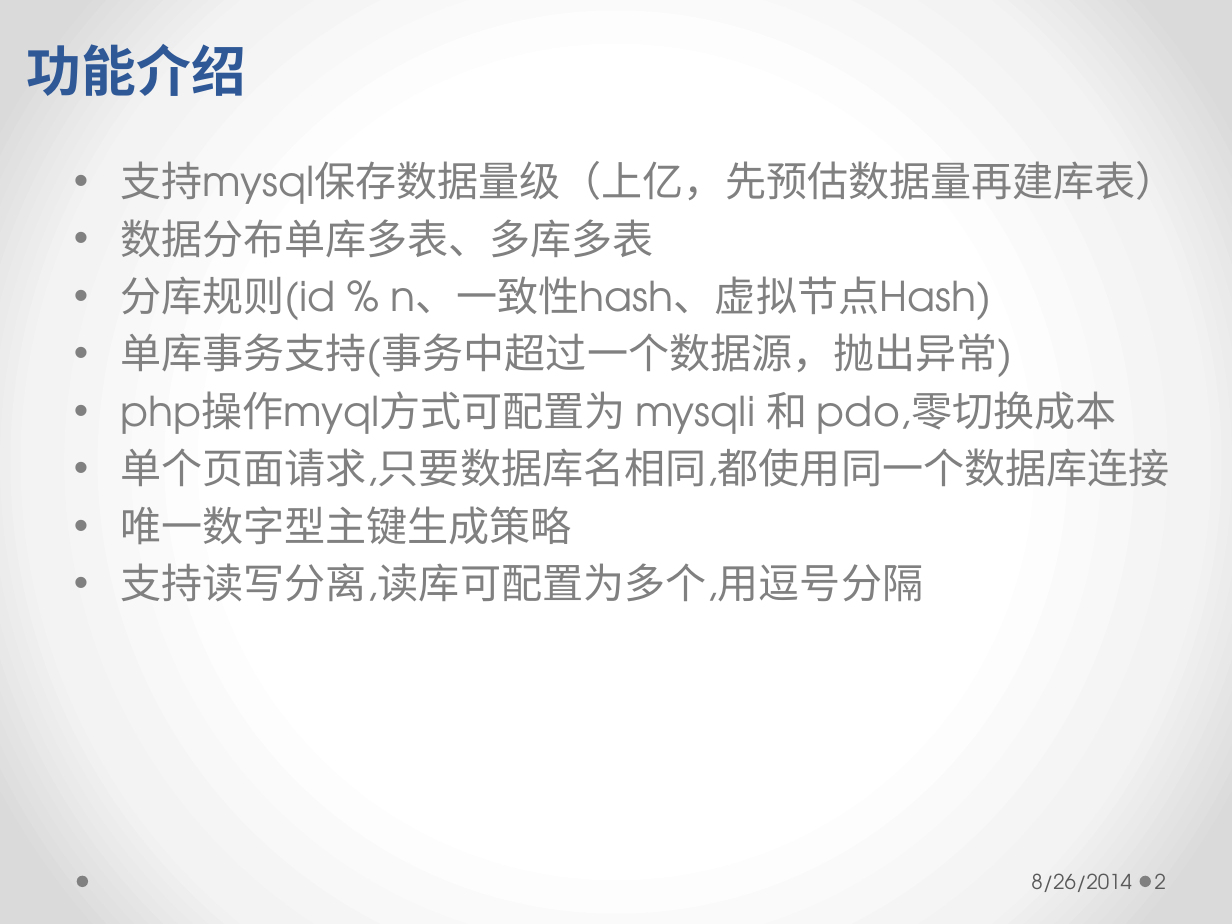
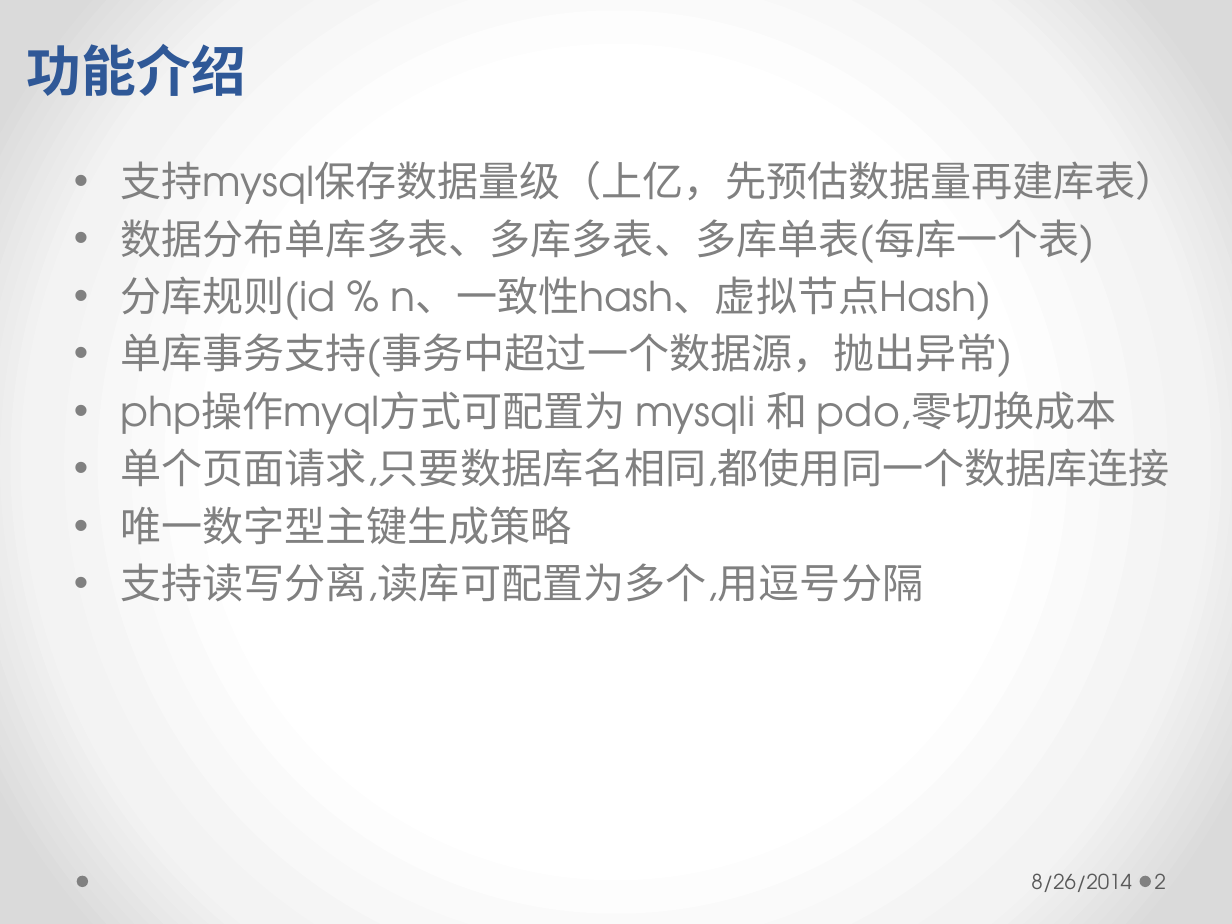
Before and after one commit to longhaisheng/dbroute, a slide deck: slide 2 of dbroute.pptx. Drawn at 1232x924 pixels with LibreOffice and Linux fonts; fonts in the diff are those of the drawing. Boxes give left, top, right and bottom in pixels: in the first picture for what was removed or moved away, otherwise in the second. Text is boxed around its words. In the diff, an @@ line names an element or a change of style, - is before the commit and + after.

```diff
--- a/dbroute.pptx
+++ b/dbroute.pptx
@@ text at box(120, 219, 1095, 263): text changed @@
-• 数据分布单库多表、多库多表
+• 数据分布单库多表、多库多表、多库单表(每库一个表)
```
Also in this commit, not shown: 6 other slides changed, 4 slides added.
